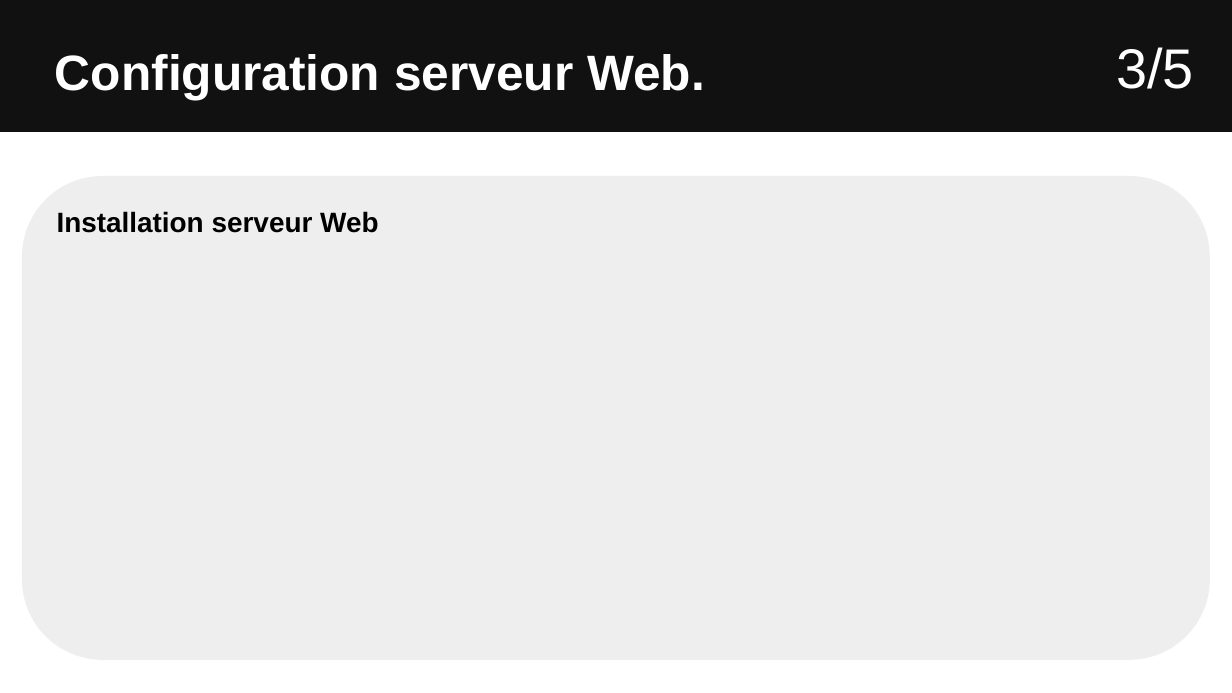
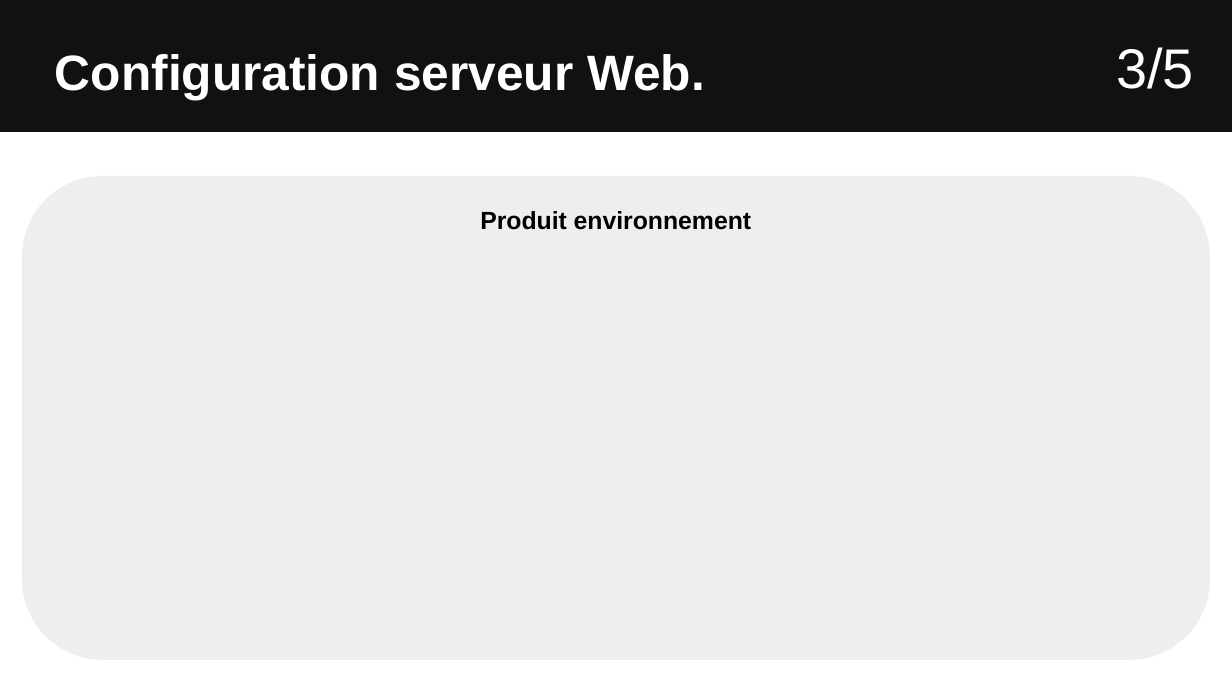
Before and after one commit to Sauvage89/sechoir-houblon, a slide deck: slide 25 of doc/diaporama/revu2/revu2_sauvage.odp. Drawn at 1232x693 pixels with LibreOffice and Linux fonts; fonts in the diff are those of the drawing. Boxes give left, top, right and bottom in pixels: in the first picture for what was removed or moved away, otherwise in the second. Text is boxed around its words. In the diff, an @@ line names an element or a change of style, - is before the commit and + after.

```diff
--- a/doc/diaporama/revu2/revu2_sauvage.odp
+++ b/doc/diaporama/revu2/revu2_sauvage.odp
@@ text in rounded rectangle at (x1=480, y1=211, x2=751, y2=230): text changed; size 18 to 16 pt @@
-Installation serveur Web
+Produit environnement
```
Also in this commit, not shown: 11 other slides changed.
